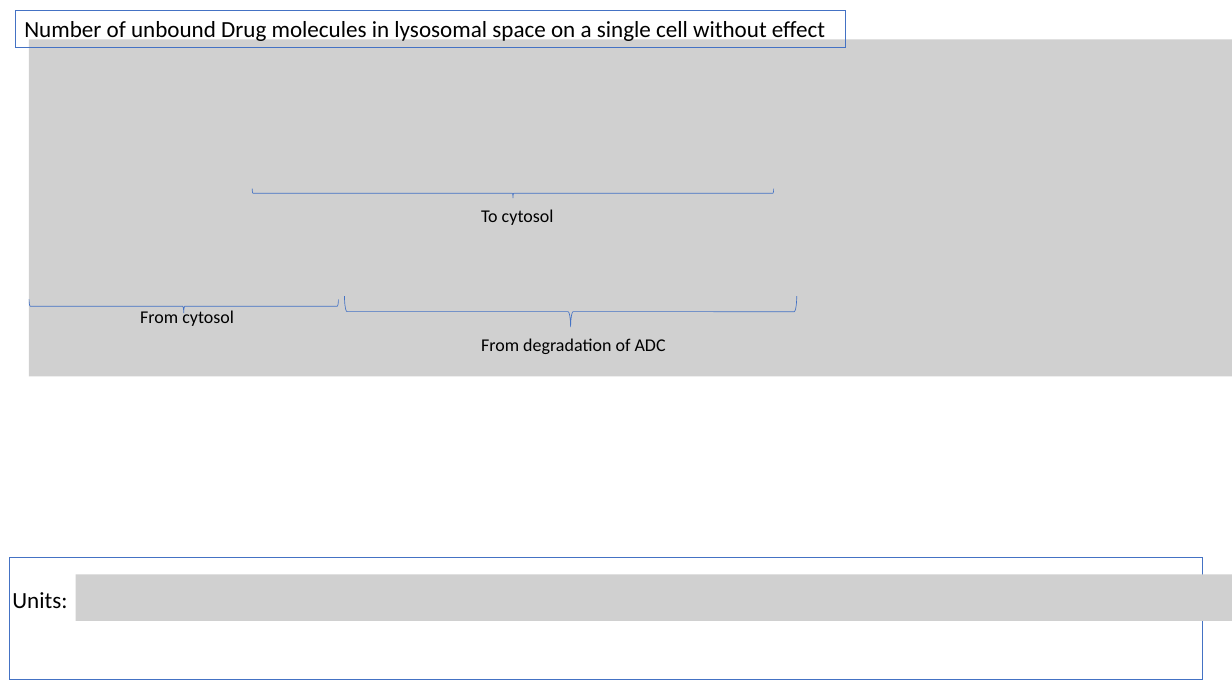
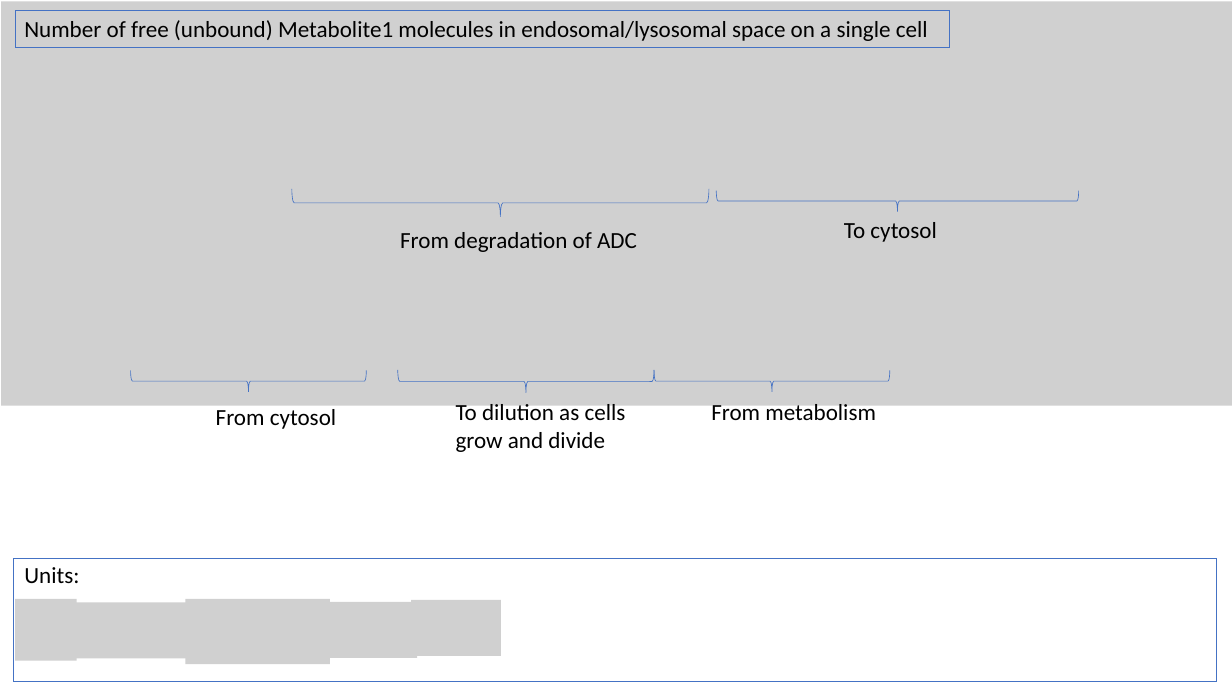
Before and after one commit to judith-stein/hc-protac-shuttle-rshiny-in-vivo, a slide deck: slide 45 of www/logistic_pk_pd_equations_explained.pptx (slide 29 before the commit). Drawn at 1232x693 pixels with LibreOffice and Linux fonts; fonts in the diff are those of the drawing; grey boxes stand for pictures. Boxes give left, top, right and bottom in pixels: in the first picture for what was removed or moved away, otherwise in the second. Text is boxed around its words. In the diff, an @@ line names an element or a change of style, - is before the commit and + after.

Commit message:
add metabolite, ui, plots, pptx

```diff
--- a/www/logistic_pk_pd_equations_explained.pptx
+++ b/www/logistic_pk_pd_equations_explained.pptx
@@ picture: place and size @@
-picture at [29,40,1232,377]
+picture at [1,1,1232,406]
@@ rectangle "Number of free (unbound) Metabolite1 ...": place and size @@
-rectangle "Number of free (unbound) Metabolite1 ..." at [16,10,847,47]
+rectangle "Number of free (unbound) Metabolite1 ..." at [16,10,950,47]
@@ text in rectangle at [24,20,928,41]: text changed @@
-Number of unbound Drug molecules in lysosomal space on a single cell without effect
+Number of free (unbound) Metabolite1 molecules in endosomal/lysosomal space on a single cell
@@ right brace: place and size @@
-right brace at [252,189,774,198]
+right brace at [293,189,709,217]
@@ right brace added at [717,191,1079,212], outline #4472C4 0.5 pt @@
@@ text "From degradation of ADC": place and size @@
-text "From degradation of ADC" at [481,338,666,354]
+text "From degradation of ADC" at [400,232,637,252]
@@ size 14 to 18 pt in 3 elements at [216,409,336,429], [400,232,637,252], [844,222,936,242] @@
@@ text "To cytosol": place and size @@
-text "To cytosol" at [481,209,554,225]
+text "To cytosol" at [844,222,936,242]
@@ right brace: place and size @@
-right brace at [29,299,338,313]
+right brace at [130,371,366,392]
@@ right brace: place and size @@
-right brace at [345,296,797,328]
+right brace at [398,370,654,393]
@@ right brace added at [654,371,890,392], outline #4472C4 0.5 pt @@
@@ text "From cytosol": place and size @@
-text "From cytosol" at [140,309,234,326]
+text "From cytosol" at [216,409,336,429]
@@ text added at [456,401,626,452], 18 pt, text #000000 @@
+To dilution as cells grow and divide
@@ text added at [711,400,876,420], 18 pt, text #000000 @@
+From metabolism
@@ rectangle: place and size @@
-rectangle at [10,558,1203,679]
+rectangle at [13,559,1217,682]
@@ text "Units:": place and size @@
-text "Units:" at [12,592,67,608]
+text "Units:" at [24,567,79,583]
@@ picture added at [16,599,77,661] @@
@@ picture removed at [76,575,1232,621] @@
@@ picture added at [186,599,330,665] @@
@@ picture added at [69,603,193,659] @@
@@ picture added at [327,602,417,658] @@
@@ picture added at [411,600,501,656] @@
```
Also in this commit, not shown: 17 other slides changed, 32 slides added, 11 slides removed, 7 other files.
